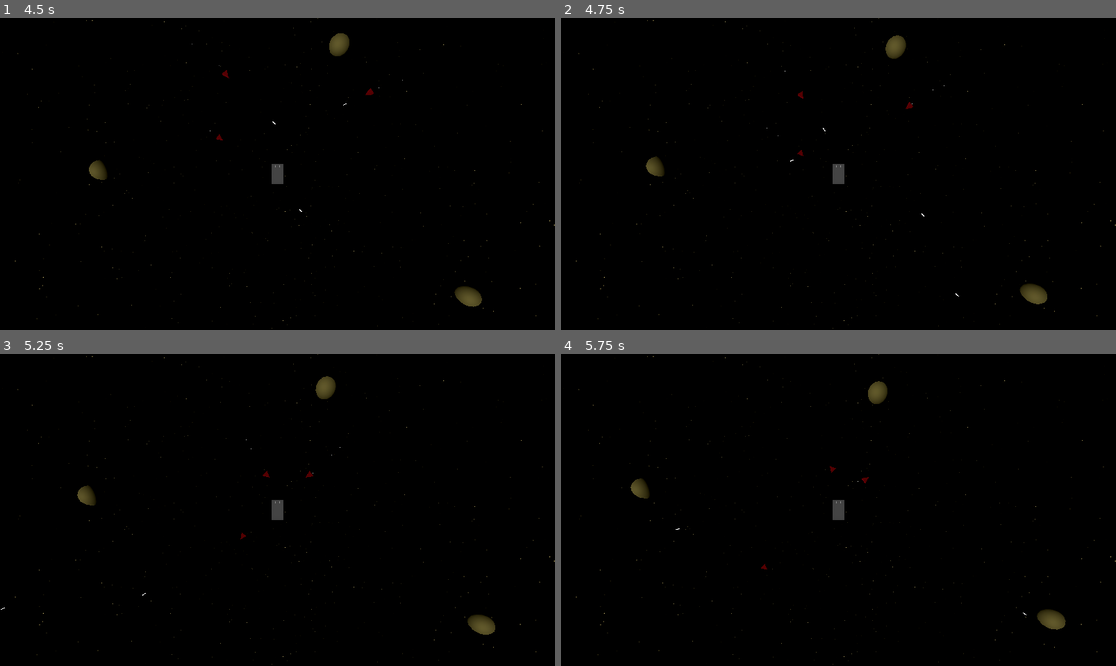
Above: before the commit, frames 1-4 (two rows, left to right).
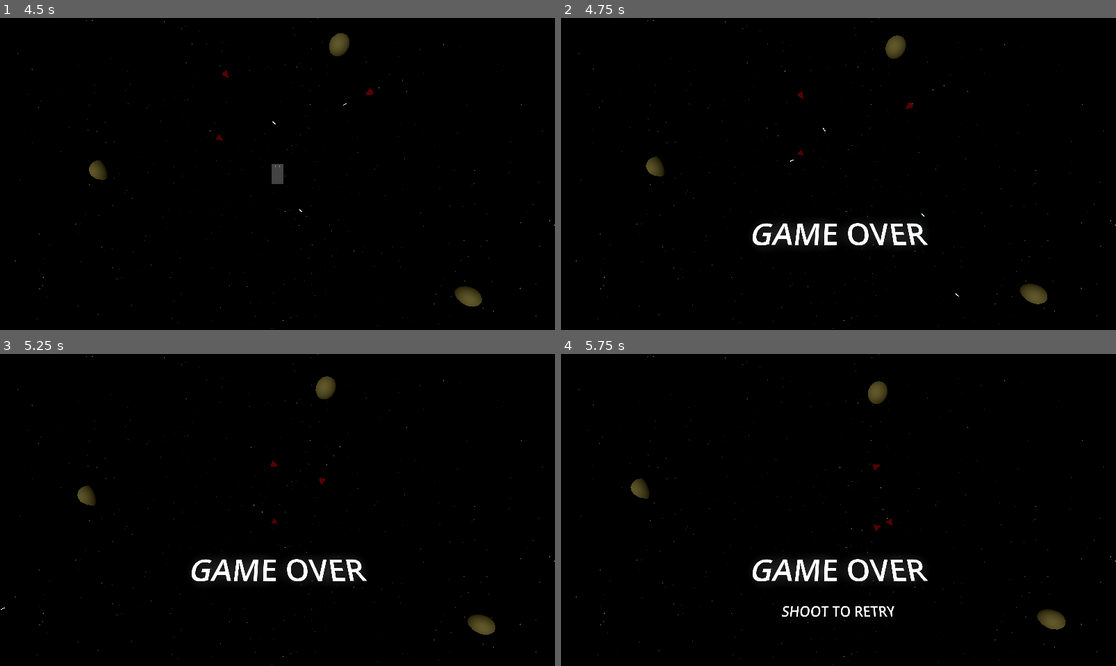
Above: after the commit, the same moments.

Repository: Kazuo256/mothership
Game: Godot game, scene res://main.tscn
The game is run twice, just before and just after one commit, with the same random seed, the same clock (stepped at 60 frames per second) and the same inputs.
Inputs:
- Up to frame 1 (4.5 s): no input
- Up to frame 2 (4.75 s): no input
- Up to frame 3 (5.25 s): no input
- Up to frame 4 (5.75 s): no input

Frame 1 is identical in both runs. In frame 2, 1.4% of the frame differs, in the area x 34-67%, y 27-73%; in frame 3, 1.5%; in frame 4, 1.8%, in the area x 20-84%, y 35-85%.

Commit message:
Add gameover and retry

Diff:
--- a/main.gd
+++ b/main.gd
@@ -1,22 +1,29 @@
 extends Node3D
 
 @export var space_scn: PackedScene
+@export var retry_delay := 1.0
 
 @onready var camera_focus = $CameraFocus
 @onready var space: Space = null
 
 func _ready():
-	_reload_space()
-	pass
+	_load_space()
 
-func _reload_space():
-	if space != null:
-		space.tree_exited.connect(func():
-			space = null
-			_reload_space()
-		)
+func _physics_process(_delta):
+	if space != null and space.player == null and not %Gameover.visible:
+		%Gameover.show()
+		await get_tree().create_timer(retry_delay).timeout
+		%Retry.show()
+
+func _input(event):
+	if %Retry.visible and event.is_action_pressed("player_shoot_1"):
+		%Retry.hide()
+		%Gameover.hide()
+		space.tree_exited.connect(_load_space)
 		space.queue_free()
-	else:
-		space = space_scn.instantiate()
-		space.camera = camera_focus
-		add_child(space)
+		space = null
+
+func _load_space():
+	space = space_scn.instantiate()
+	space.camera = camera_focus
+	add_child(space)
--- a/main.tscn
+++ b/main.tscn
@@ -40,3 +40,19 @@
 environment = SubResource("Environment_byw2o")
 
 [node name="CameraFocus" parent="." instance=ExtResource("3_y3f2d")]
+
+[node name="Gameover" type="Node3D" parent="CameraFocus"]
+unique_name_in_owner = true
+transform = Transform3D(1, 0, 0, 0, -0.574391, 0.818581, 0, -0.818581, -0.574391, 0, 4.63882, 1.55355)
+visible = false
+
+[node name="Label3D" type="Label3D" parent="CameraFocus/Gameover"]
+text = "GAME OVER"
+font_size = 160
+
+[node name="Retry" type="Label3D" parent="CameraFocus/Gameover"]
+unique_name_in_owner = true
+transform = Transform3D(1, 0, 0, 0, 1, 0, 0, 0, 1, 0, -1, 0)
+visible = false
+text = "SHOOT TO RETRY"
+font_size = 64
--- a/space/entity/ship/player_ship/player_ship.tscn
+++ b/space/entity/ship/player_ship/player_ship.tscn
@@ -12,6 +12,7 @@
 [ext_resource type="Script" path="res://space/entity/property/debug.gd" id="10_up1gw"]
 [ext_resource type="PackedScene" uid="uid://b8elbckro8ml6" path="res://space/entity/ship/player_ship/player_laser.tscn" id="10_ytg20"]
 [ext_resource type="Script" path="res://space/entity/property/hurtbox.gd" id="11_2imd3"]
+[ext_resource type="Script" path="res://space/entity/property/destruction.gd" id="12_fsoxa"]
 
 [sub_resource type="StandardMaterial3D" id="StandardMaterial3D_65qxl"]
 albedo_color = Color(0.490196, 0.490196, 0.490196, 1)
@@ -107,8 +108,13 @@
 [node name="CollisionShape3D" type="CollisionShape3D" parent="Hurtbox"]
 shape = SubResource("BoxShape3D_m28nx")
 
+[node name="Destruction" type="Node3D" parent="."]
+script = ExtResource("12_fsoxa")
+
 [node name="Debug" type="Label3D" parent="."]
 transform = Transform3D(1, 0, 0, 0, -4.37114e-08, 1, 0, -1, -4.37114e-08, 0, 1.25673, 0)
 text = "debug info"
 font_size = 64
 script = ExtResource("10_up1gw")
+
+[connection signal="destroyed" from="Destruction" to="." method="queue_free" flags=6]
--- a/space/space.gd
+++ b/space/space.gd
@@ -1,9 +1,11 @@
 class_name Space extends Node3D
 
 var camera: Node3D
+var player: PlayerShip
 
 func _ready():
 	connect_spawn_signals(self)
+	_find_player()
 	_attach_camera_to_player()
 
 func _spawn(node: Node3D):
@@ -15,13 +17,14 @@
 		node.connect('spawn_requested', self._spawn)
 	node.get_children().map(connect_spawn_signals)
 
-func _attach_camera_to_player():
-	var player: PlayerShip = null
+func _find_player():
 	for node in get_tree().get_nodes_in_group('player'):
 		if node is PlayerShip:
 			player = node
 			break
 	assert(player != null)
+
+func _attach_camera_to_player():
 	var remote_xform = RemoteTransform3D.new()
 	remote_xform.remote_path = camera.get_path()
 	player.add_child(remote_xform)
Not shown: 1 places in space/entity/ship/player_ship/player_ship.tscn that only renumber resources
